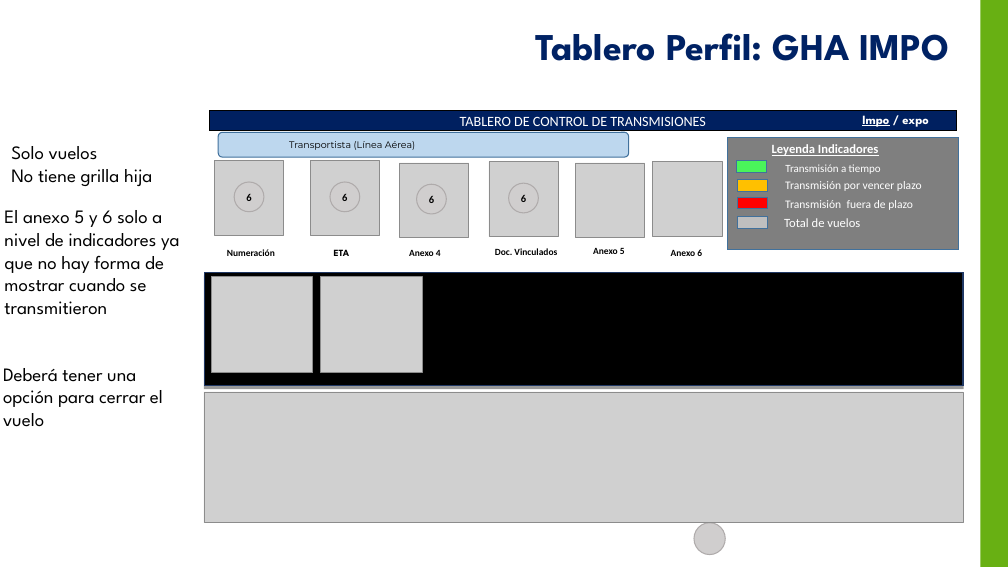
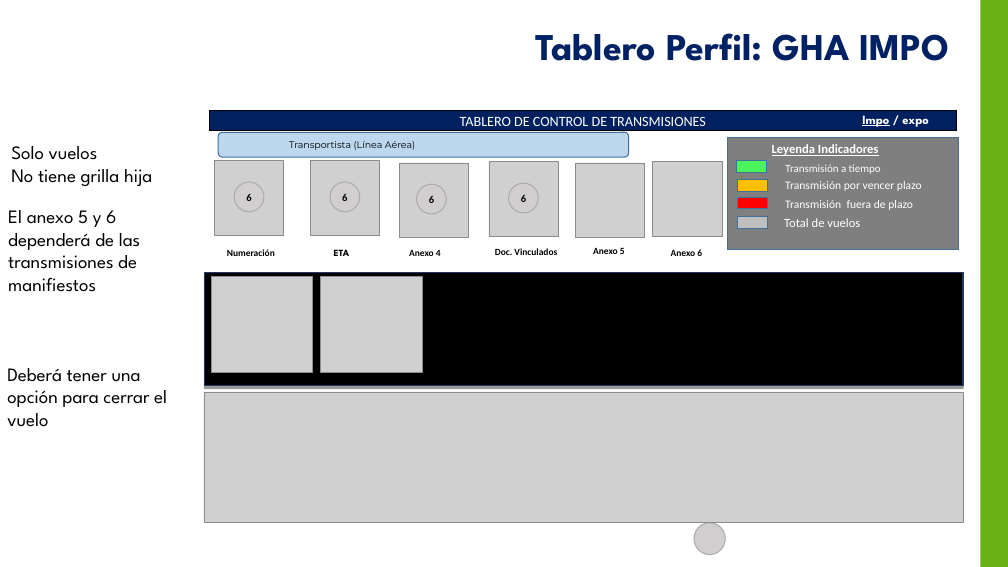
Before and after one commit to yahck/pyTransmisionesTalma, a slide deck: slide 9 of Documentos/ControlTransmisionesV1.0.pptx (slide 13 before the commit). Drawn at 1008x567 pixels with LibreOffice and Linux fonts; fonts in the diff are those of the drawing; grey boxes stand for pictures; background and template pictures are left out. Boxes give left, top, right and bottom in pixels: in the first picture for what was removed or moved away, otherwise in the second. Text is boxed around its words. In the diff, an @@ line names an element or a change of style, - is before the commit and + after.

```diff
--- a/Documentos/ControlTransmisionesV1.0.pptx
+++ b/Documentos/ControlTransmisionesV1.0.pptx
@@ text at (8, 210, 140, 292): text changed @@
-El anexo 5 y 6 solo a nivel de indicadores ya que no hay forma de mostrar cuando se transmitieron
+El anexo 5 y 6 dependerá de las transmisiones de manifiestos
@@ text "Deberá tener una opción para ...": place and size @@
-text "Deberá tener una opción para ..." at (3, 368, 163, 427)
+text "Deberá tener una opción para ..." at (7, 368, 167, 427)
```
Also in this commit, not shown: 2 other slides changed, 5 slides added, 3 slides removed, 6 other files.
